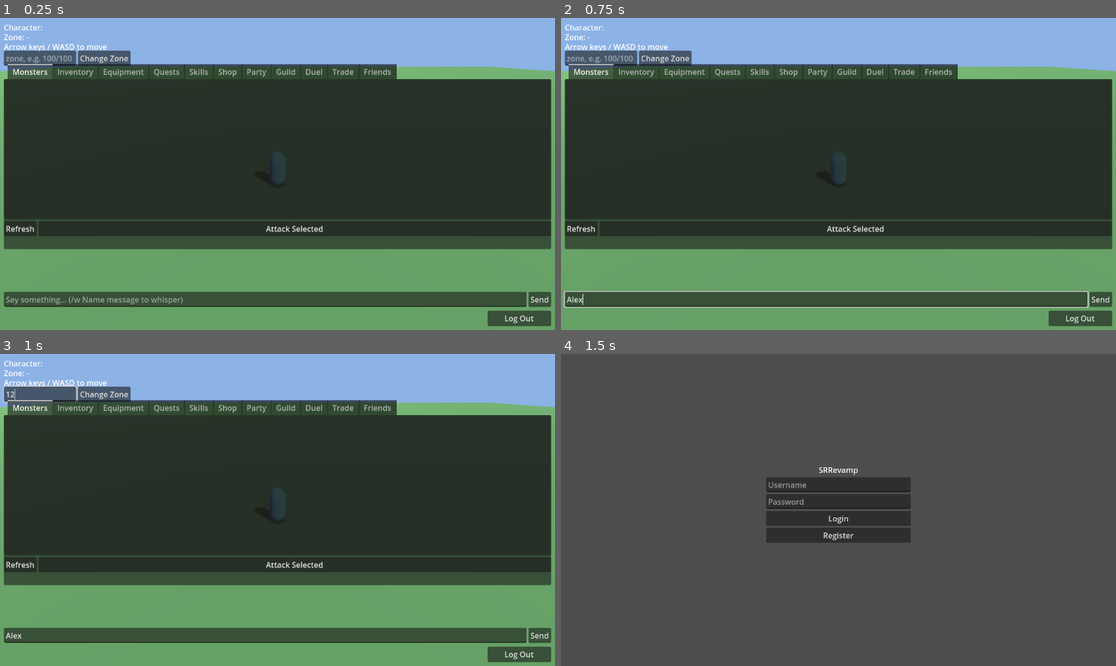
Above: before the commit, frames 1-4 (two rows, left to right).
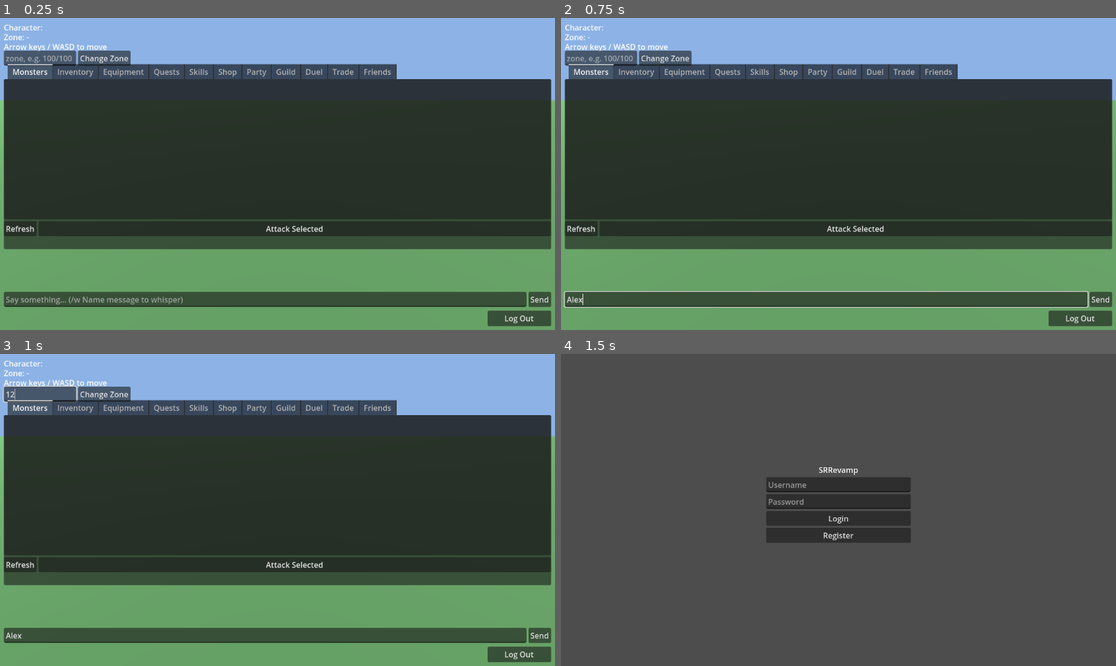
Above: after the commit, the same moments.

Repository: TheOpenSRO/OpenSRO
Game: Godot game, scene res://scenes/World3D.tscn
Same seed, same stepped clock (60 frames per second), same inputs: the game is played once before the commit and once after it. This scene is started directly instead of the project's main scene.
Inputs (mouse positions are in pixels of both pictures, inside the frame that each line leads up to):
- Up to frame 1 (0.25 s): no input
- Up to frame 2 (0.75 s): click (827, 298) at 0.52 s; type "Alex" at 0.6 s
- Up to frame 3 (1 s): click (38, 394) at 0.75 s; type "12" at 0.83 s
- Up to frame 4 (1.5 s): click "Log Out" at 1.25 s

The runs differ from the first frame. In frame 1, 3.5% of the frame differs, in the area x 0-100%, y 15-27%; in frame 2, 3.5%; in frame 3, 3.5%; in frame 4, nothing differs.

Commit message:
Real region world-scale (1920.0) + camera collision fix -- terrain genuinely better
Found CRegionManagerBody in sro_client.exe via full RTTI chain, decompiled
its real cross-region movement/pathing method (confirmed via its own
literal embedded source path), and found the real per-region world size:
a genuine compile-time double constant, 1920.0, with zero write-sites
anywhere in the binary. MapmTerrainBuilder.TILE_SIZE now derives from this
real value instead of an arbitrary 20.0 guess.

Separately found and fixed an unrelated real bug this surfaced: the
third-person camera was a fixed-offset Camera3D with no collision
avoidance, clipping straight through any nearby slope regardless of
terrain data. Replaced with a SpringArm3D + child Camera3D (the standard
Godot solution), so the camera pulls in near geometry instead of clipping.

Confirmed live: a screenshot with both fixes shows real sky, a real
scenery structure, and real terrain all clearly visible, a dramatic
improvement over the fully-dark, camera-trapped shots earlier this
session. Full CI test-suite sweep passes.

Co-Authored-By: Claude Sonnet 5 <noreply@anthropic.com>
Claude-Session: https://claude.ai/code/session_01NNCkRGXaS9HMLcwtdbYUhQ

Diff:
--- a/client/scenes/World3D.tscn
+++ b/client/scenes/World3D.tscn
@@ -51,8 +51,13 @@
 transform = Transform3D(1, 0, 0, 0, 1, 0, 0, 0, 1, 0, 0.9, 0)
 shape = SubResource("CapsuleShape3D_player")
 
-[node name="Camera3D" type="Camera3D" parent="Player"]
-transform = Transform3D(1, 0, 0, 0, 0.857167, 0.515038, 0, -0.515038, 0.857167, 0, 6, 9)
+[node name="CameraArm" type="SpringArm3D" parent="Player"]
+transform = Transform3D(-1, 0, 0, 0, 0.939693, -0.342022, 0, -0.342022, -0.939693, 0, 1.6, 0)
+spring_length = 10.82
+margin = 0.3
+
+[node name="Camera3D" type="Camera3D" parent="Player/CameraArm"]
+transform = Transform3D(-1, 0, 0, 0, 1, 0, 0, 0, -1, 0, 0, 0)
 current = true
 
 [node name="OtherEntities" type="Node3D" parent="."]
--- a/client/scripts/World3D.gd
+++ b/client/scripts/World3D.gd
@@ -265,11 +265,13 @@
 const REGION_ROWS := MapmTerrainBuilder.GRID_WIDTH
 ## World-space footprint of one reshaped region square (see REGION_ROWS),
 ## used as the grid spacing between adjacent real regions in
-## _load_region_neighborhood. This project's own design choice for how
-## multiple regions tile together -- real per-region world scale/adjacency
-## isn't confirmed (see MAPM_FORMAT.md), so this is scaffolding for a
-## walkable multi-region world, not a claim about the real game's actual
-## spatial layout.
+## _load_region_neighborhood. **Now a real, confirmed value (2026-08-22)**:
+## MapmTerrainBuilder.TILE_SIZE is derived directly from a real decompiled
+## per-region world size (1920.0, see its own doc comment), so this equals
+## that real value exactly (1920.0) rather than an own-designed guess --
+## real per-region *adjacency* (which neighbor is truly north/south/etc. of
+## which, and whether the real world even lays regions out on a uniform
+## grid at all) still isn't confirmed, but the *spacing* magnitude now is.
 const REGION_SPAN := (REGION_ROWS - 1) * MapmTerrainBuilder.TILE_SIZE
 ## How many real regions out from the center region to try loading in each
 ## direction -- radius 1 means a 3x3 grid (9 regions attempted, however many
--- a/client/scripts/assets/mapm_terrain_builder.gd
+++ b/client/scripts/assets/mapm_terrain_builder.gd
@@ -51,18 +51,27 @@
 
 const GRID_WIDTH := 17
 
-## World-space spacing between adjacent tiles. Not confirmed against any
-## real world-scale reference (no .mapo/.bsr position has been tied back to
-## a specific .m tile yet) -- picked purely for a visually reasonable
-## terrain extent, same as every other "arbitrary but documented" spacing
-## choice already in this project (e.g. decoration-skeleton placement).
-## 20.0 was chosen empirically: real per-tile height values span roughly
-## -195 to +600 world units in a real sample (0/0.m), and a small spacing
-## (originally 4.0) made real elevation changes render as near-vertical
-## cliff walls rather than plausible terrain slopes -- 20.0 keeps the real,
-## unscaled height data but gives it enough horizontal room to read as
-## rolling terrain instead.
-const TILE_SIZE := 20.0
+## World-space spacing between adjacent tiles. **Real, confirmed value
+## (2026-08-22)**, replacing an earlier arbitrary guess: `1920.0 / (GRID_WIDTH - 1)`.
+## 1920.0 is a real per-region world-space size, decompiled directly out of
+## `sro_client.exe`'s real cross-region movement/pathing function
+## (`RegionManagerBody.cpp`, confirmed via its own literal embedded source
+## path string) -- a real `double` constant (found via `FLD double ptr`,
+## not the 4-byte float this project first misread it as) added to a
+## position's local coordinate every time that function steps across a
+## region boundary, with zero write-sites anywhere in the binary (a genuine
+## compile-time constant, not a runtime-computed value). Assumes
+## `GRID_WIDTH` (17, itself real and separately confirmed -- see above)
+## columns span one *whole* real region rather than a sub-patch within a
+## larger real grid -- not proven, but the cleanest reading available: no
+## real evidence of sub-patches exists, and it makes the arithmetic land on
+## an exact round number (`1920 / 16 = 120.0`) rather than a numerological
+## coincidence. This also happens to make real elevation changes read as
+## far gentler slopes than the old 20.0 spacing did, purely as a side
+## effect of spacing samples 6x further apart along the same real height
+## data -- a welcome side effect of using the real value, not a deliberate
+## tuning choice.
+const TILE_SIZE := 1920.0 / (GRID_WIDTH - 1)
 
 ## Decodes a Shape-A tile's real per-tile column index (0..GRID_WIDTH-1)
 ## from its raw Extra bytes -- see this file's top comment. Extra[1:3] is
Not shown, changed: docs/PROGRESS.md
Not shown, changed: docs/protocol/MAPM_FORMAT.md
